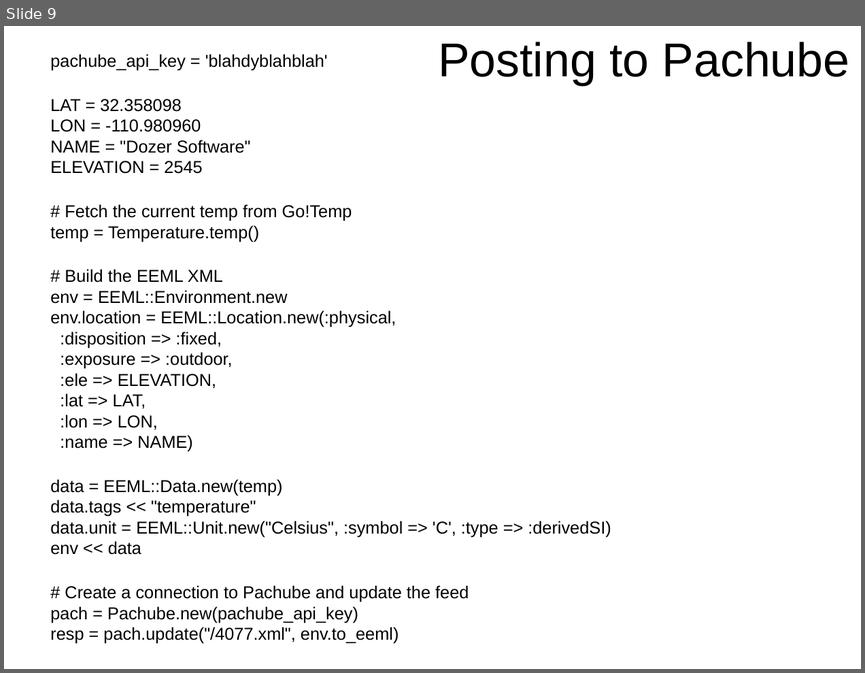
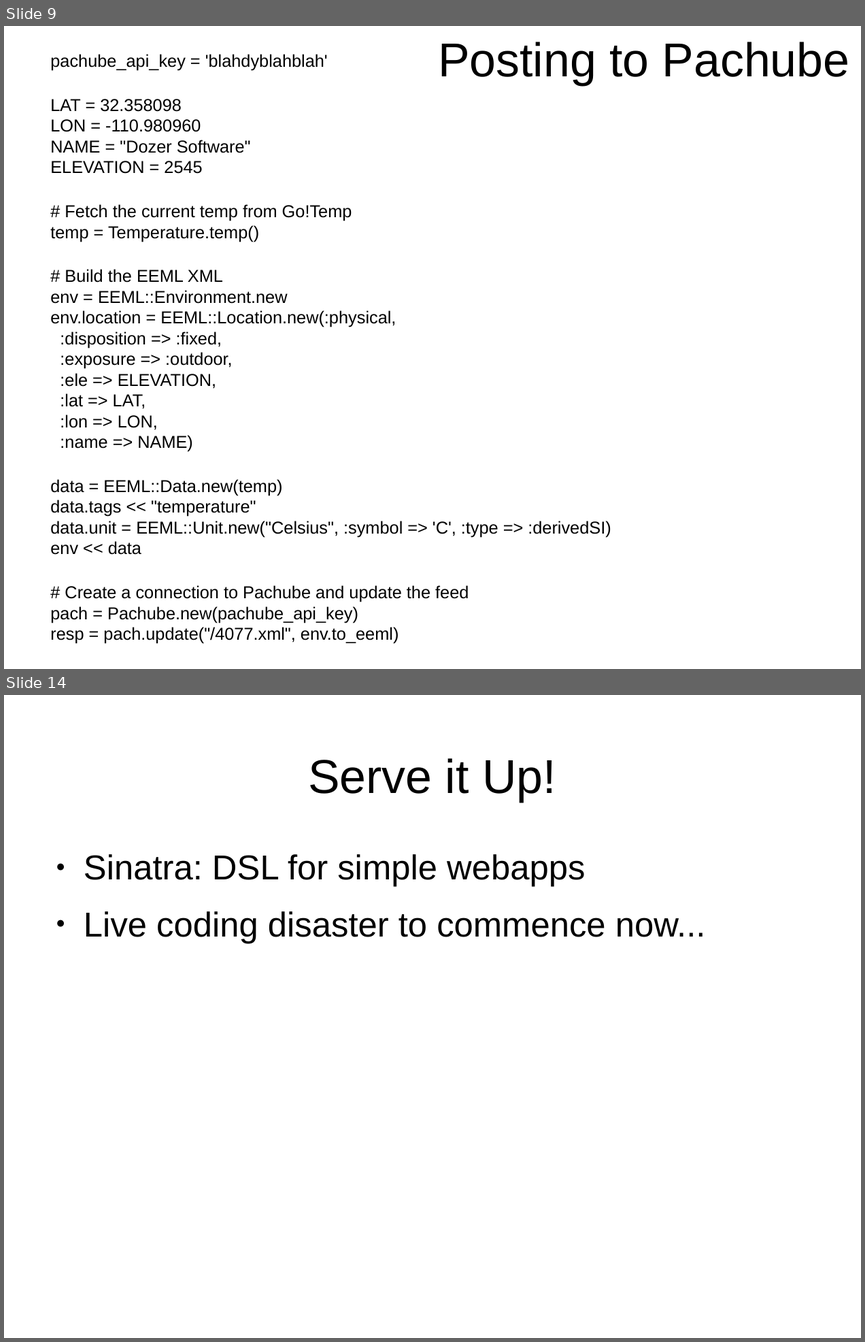
Before and after one commit to kitplummer/Mil-OSS, a slide deck: hackin_devices_with_ruby.odp. Shown one above the other, each under a label of ours: slide 9 before the commit, slides 9 and 14 after it; the slides between them are not shown. The pictures are 865x673 and 865x1342 pixels, drawn with LibreOffice and Linux fonts; fonts in the diff are those of the drawing. Boxes give left, top, right and bottom in pixels: in the first picture for what was removed or moved away, otherwise in the second. Text is boxed around its words. In the diff, an @@ line names an element or a change of style, - is before the commit and + after.

```diff
--- a/hackin_devices_with_ruby.odp
+++ b/hackin_devices_with_ruby.odp
@@ slide 14 added at [4, 695, 861, 1338], background #FFFFFF @@
@@ title added at [308, 758, 556, 802], 44 pt, text #000000 @@
+Serve it Up!
@@ text added at [84, 854, 706, 943], 32 pt, text #000000 @@
+● Sinatra: DSL for simple webapps
+● Live coding disaster to commence now...
```
Also in this commit, not shown: 1 slide changed, 5 other slides added, 5 other files.
